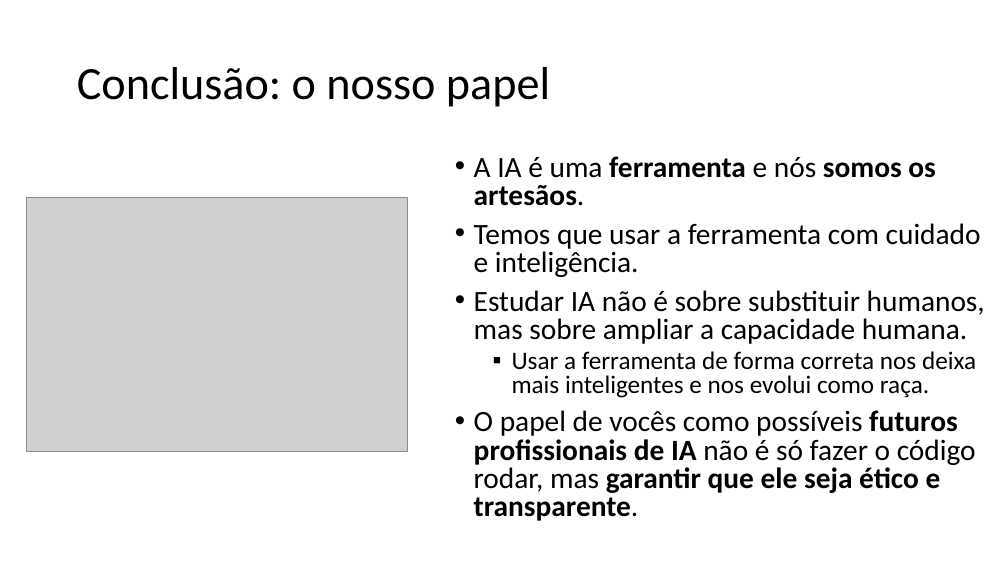
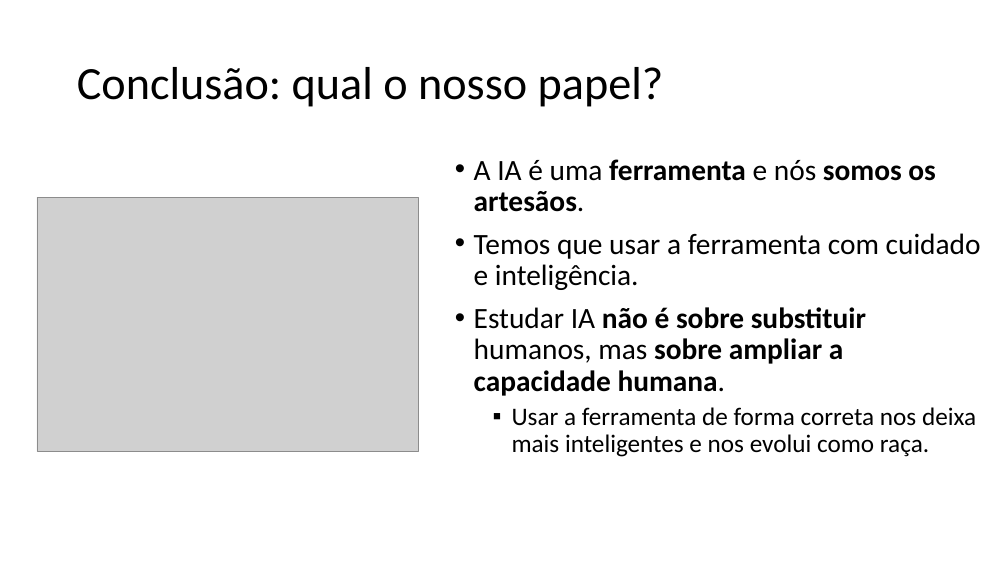
Before and after one commit to zz4fap/c24_inteligencia_artificial, a slide deck: slide 61 of slides/C24_Introdução.pptx. Drawn at 1008x567 pixels with LibreOffice and Linux fonts; fonts in the diff are those of the drawing; grey boxes stand for pictures. Boxes give left, top, right and bottom in pixels: in the first picture for what was removed or moved away, otherwise in the second. Text is boxed around its words. In the diff, an @@ line names an element or a change of style, - is before the commit and + after.

```diff
--- a/slides/C24_Introdução.pptx
+++ b/slides/C24_Introdução.pptx
@@ title at [77,67,664,107]: text changed @@
-Conclusão: o nosso papel
+Conclusão: qual o nosso papel?
@@ text "A IA é uma ferramenta ..." at [474,159,981,457]: bold on in "não é sobre substituir sobre ampliar a ..."; line spacing 0.8 to 0.9 @@
@@ picture: place and size @@
-picture at [26,197,408,451]
+picture at [37,197,418,451]
@@ text at [474,410,976,521]: paragraph removed @@
-• O papel de vocês como possíveis futuros profissionais de IA não é só fazer o código rodar, mas garantir que ele seja ético e transparente.
```
Also in this commit, not shown: 21 other slides changed, 1 slide added, 1 other file.
